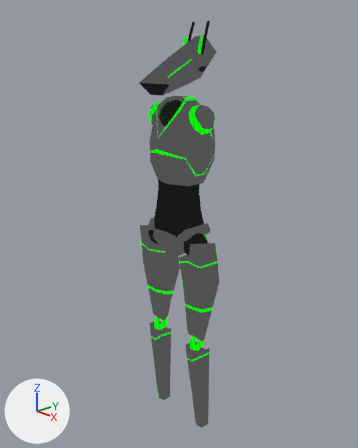
The Blender file assets/Blend-files/robotriggingtest.blend: old version first, new version second.
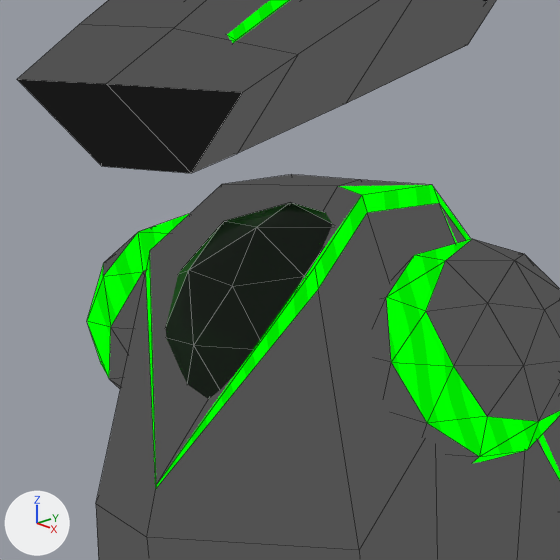
There are two pictures of each version: one whole from a 50 mm camera at (1.691, -1.605, 1.874) aimed at (-0.016, -0.009, 1.1), one close up on the part from 38% to 59% of the width and 16% to 33% of the height. Arrows for +X, +Y and +Z are at lower left; the lights stay in place. The first two pictures are the older version. The close-ups show mesh edges as thin lines.

In view in the first close-up: 'BODY'.
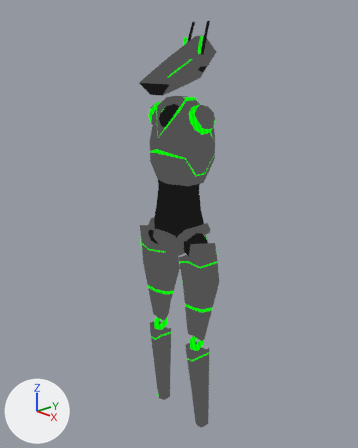
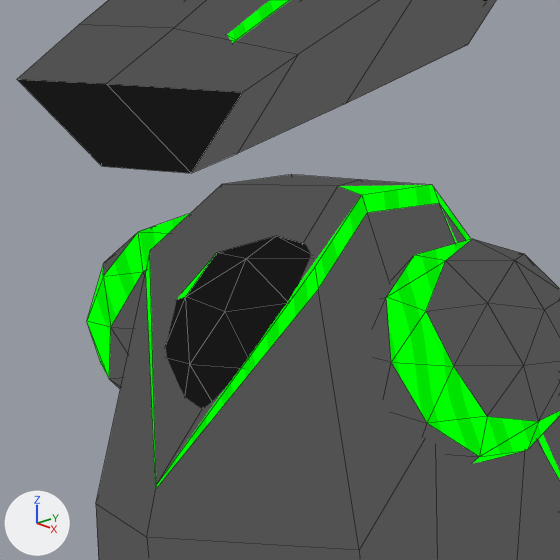
The newer file is also turned or shifted as a whole; pictures and numbers use the older file's frame.

Changed parts and their boxes (x1, y1, x2, y2) in the close-ups (560 x 560 px; the box of a moved part takes in the faces that stretch with it):
part 1 of me_cube_002, moved or reshaped
    before: (165, 202, 332, 399)
    after: (166, 236, 311, 409)

Diff of the bpy script that builds the scene:
```diff
--- a/assets/Blend-files/robotriggingtest.blend.py
+++ b/assets/Blend-files/robotriggingtest.blend.py
@@ me_cube_002 @@
 # used by ob_body; location = (0.0, 0.0, 1.2373)
-me_cube_002.from_pydata(...)  # 696 vertices, 852 faces, 10 loose edges; spans x -0.22..0.22, y -0.22..0.16, z -1.23..0.8
+me_cube_002.from_pydata(...)  # 701 vertices, 852 faces, 1 loose edge; spans x -0.22..0.22, y -0.22..0.16, z -1.23..0.8
+# me_cube_002 part 1
+# 40 vertices are removed from x -0.08..0.08, y -0.12..0.04, z 0.3..0.47
+# 80 faces are deleted
+# 8 loose edges are deleted
+# 1 vertex moves within x 0.02, y -0.11, z 0.34
+# 45 vertices are added at x -0.07..0.07, y -0.13..0.03, z 0.3..0.45
+# 1 loose edge is added
+# 80 new faces join them, mat_material
+# other edits to the shape of me_cube_002 do not show in these pictures
 me_cube_002.materials.append(mat_material)
@@ me_cube_002 @@
 me_cube_002.materials.append(mat_glow)
-me_cube_002.materials.append(mat_glass)  # black #001a00
 me_cube_002.materials.append(mat_material_002)
```
